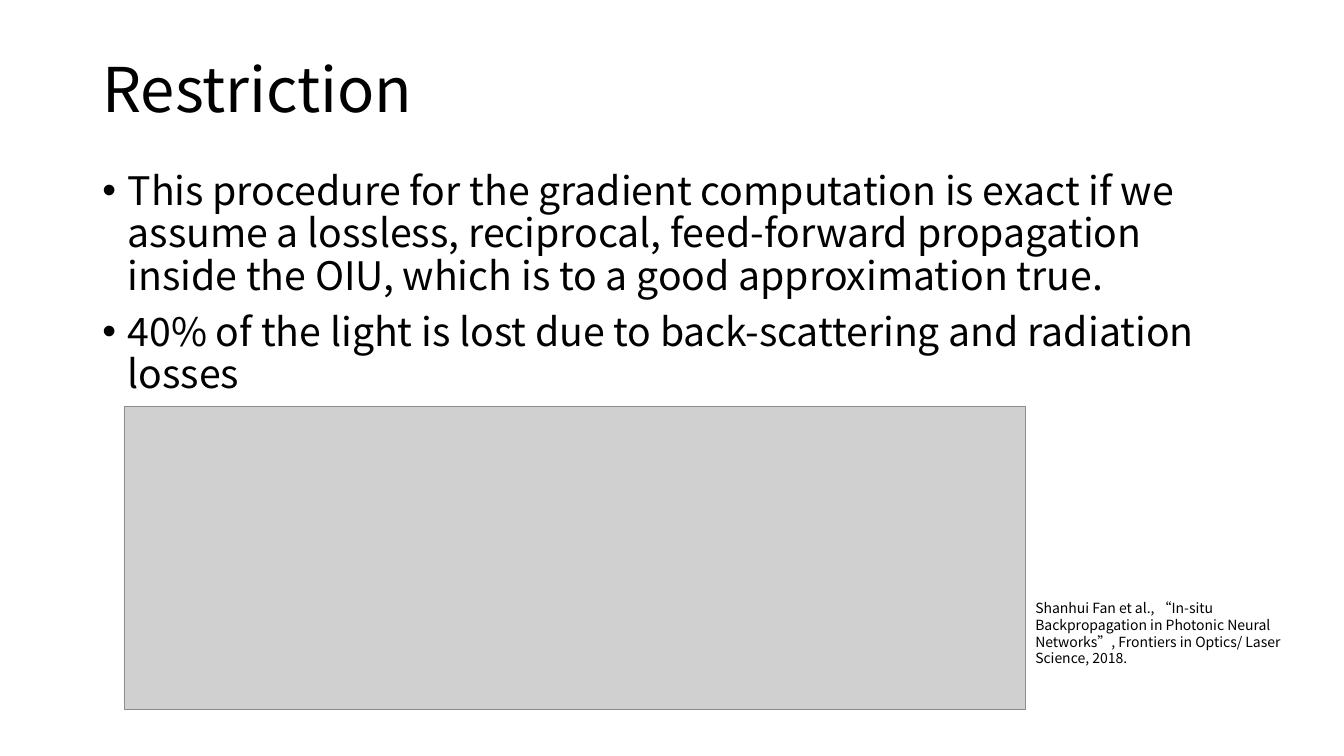
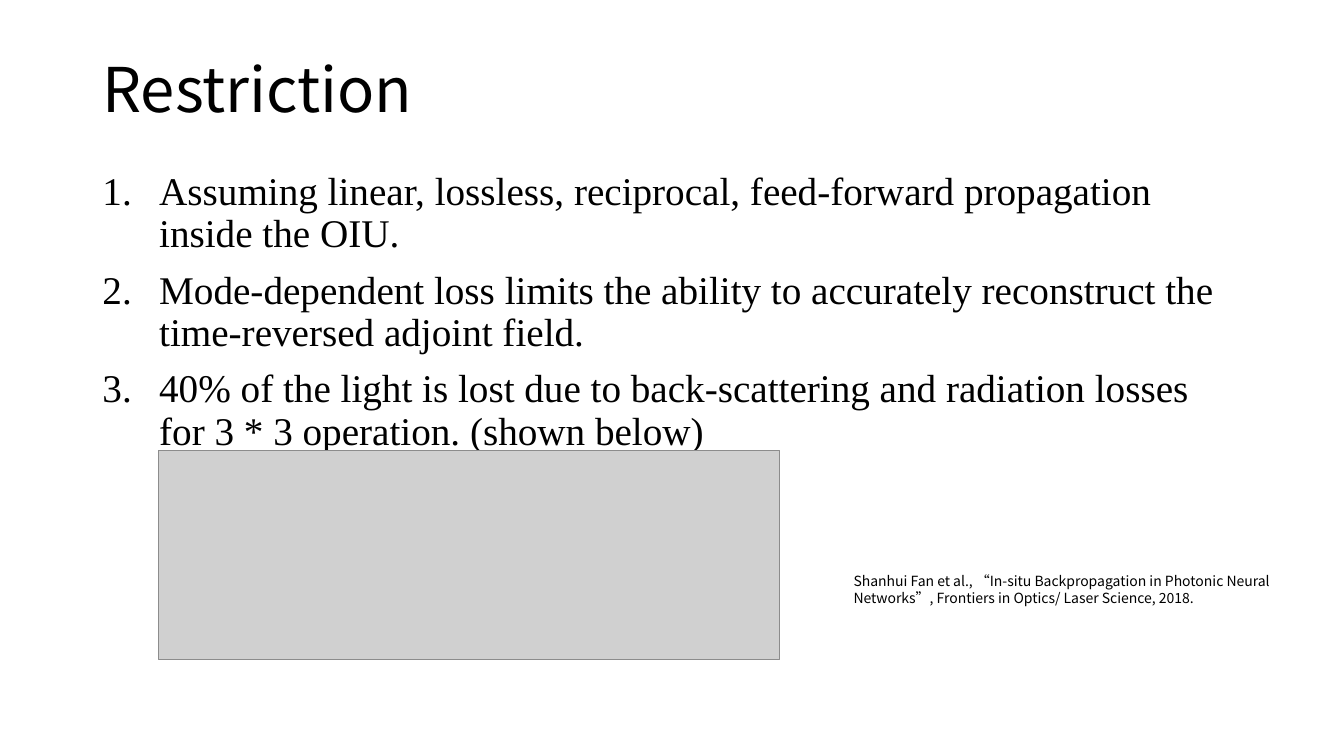
Before and after one commit to lucaschang95/DiscussionWithLin, a slide deck: slide 6 of 20190907 - Deep Learning 调研.pptx (slide 4 before the commit). Drawn at 1344x756 pixels with LibreOffice and Linux fonts; fonts in the diff are those of the drawing; grey boxes stand for pictures. Boxes give left, top, right and bottom in pixels: in the first picture for what was removed or moved away, otherwise in the second. Text is boxed around its words. In the diff, an @@ line names an element or a change of style, - is before the commit and + after.

```diff
--- a/20190907 - Deep Learning 调研.pptx
+++ b/20190907 - Deep Learning 调研.pptx
@@ text at [159, 177, 1213, 452]: text changed; font Noto Sans CJK SC to Times New Roman @@
-• This procedure for the gradient computation is exact if we assume a lossless, reciprocal, feed-forward propagation inside the OIU, which is to a good approximation true.
-• 40% of the light is lost due to back-scattering and radiation losses
+1. Assuming linear, lossless, reciprocal, feed-forward propagation inside the OIU.
+2. Mode-dependent loss limits the ability to accurately reconstruct the time-reversed adjoint field.
+3. 40% of the light is lost due to back-scattering and radiation losses for 3 * 3 operation. (shown below)
@@ picture: place and size @@
-picture at [124, 406, 1025, 710]
+picture at [158, 451, 779, 660]
@@ text "Shanhui Fan et al., “In-situ ..." rewrapped from [1035, 601, 1280, 666] to [854, 574, 1270, 607] @@
```
Also in this commit, not shown: 2 other slides changed, 2 slides added, 1 other file.
